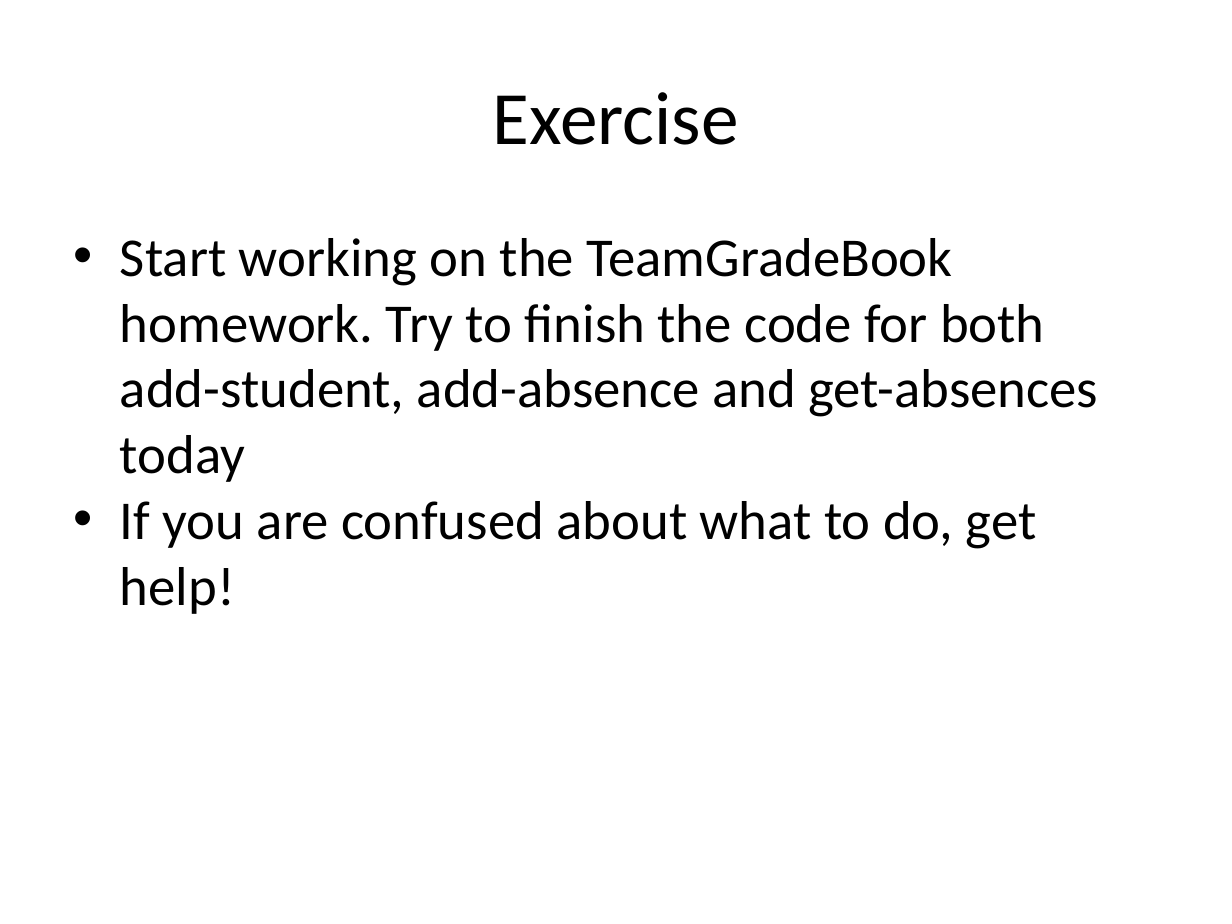
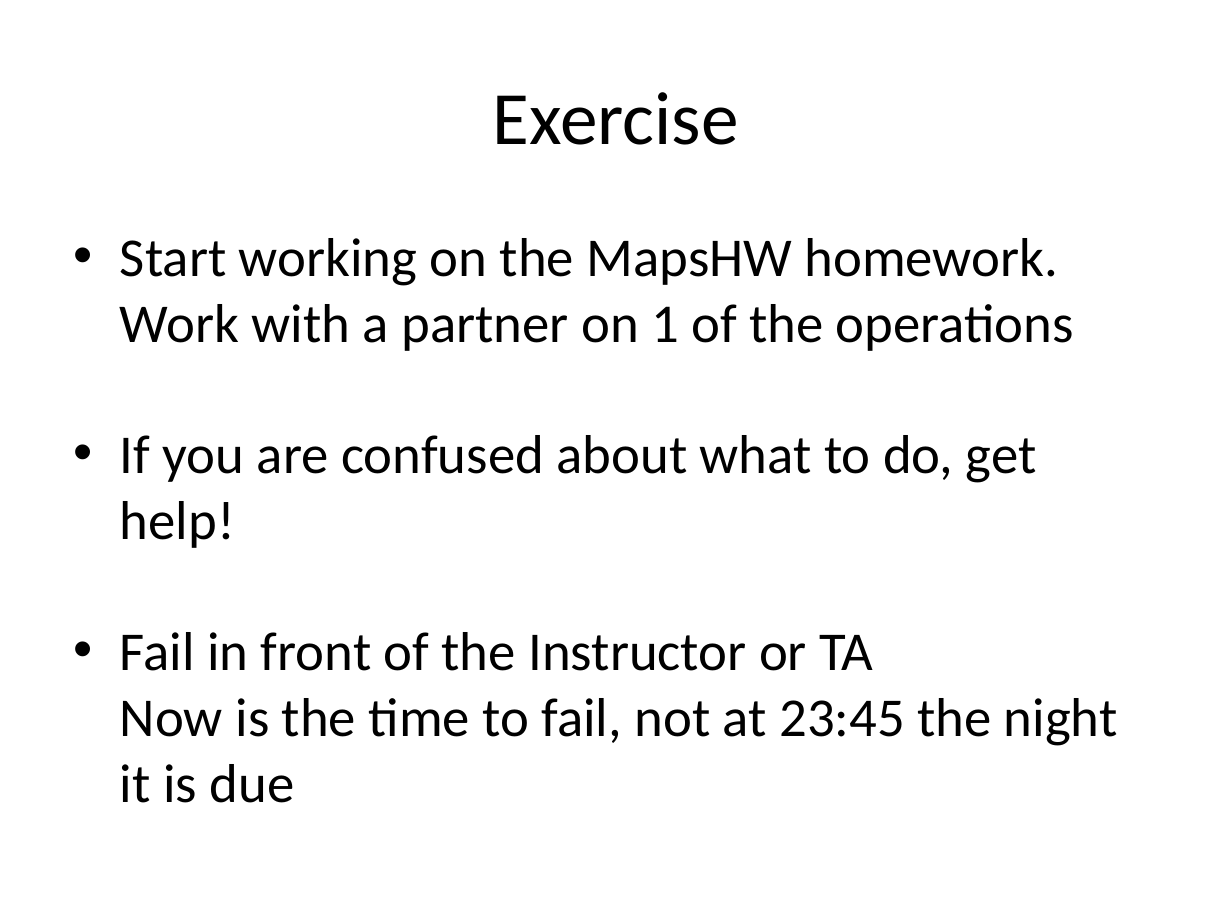
Before and after one commit to RHIT-CSSE/csse220, a slide deck: slide 21 of ClassMaterials/SimpleObjects/Slides/Classes and References.pptx (slide 19 before the commit). Drawn at 1232x924 pixels with LibreOffice and Linux fonts; fonts in the diff are those of the drawing. Boxes give left, top, right and bottom in pixels: in the first picture for what was removed or moved away, otherwise in the second. Text is boxed around its words. In the diff, an @@ line names an element or a change of style, - is before the commit and + after.

```diff
--- a/ClassMaterials/SimpleObjects/Slides/Classes and References.pptx
+++ b/ClassMaterials/SimpleObjects/Slides/Classes and References.pptx
@@ text at (120, 238, 1074, 351): text changed @@
-• Start working on the TeamGradeBook homework. Try to finish the code for both add-student, add-absence and get-absences today
+• Start working on the MapsHW homework.
+  Work with a partner on 1 of the operations
@@ text at (120, 632, 1118, 803): paragraph added @@
+• Fail in front of the Instructor or TA
+  Now is the time to fail, not at 23:45 the night it is due
```
Also in this commit, not shown: 7 other slides changed, 3 slides added, 1 slide removed, 8 other files.
